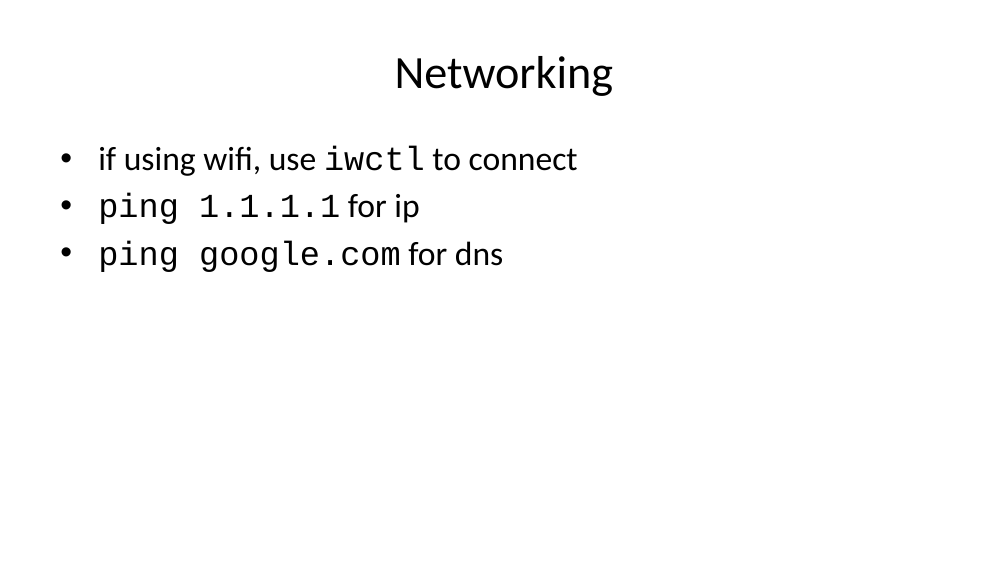
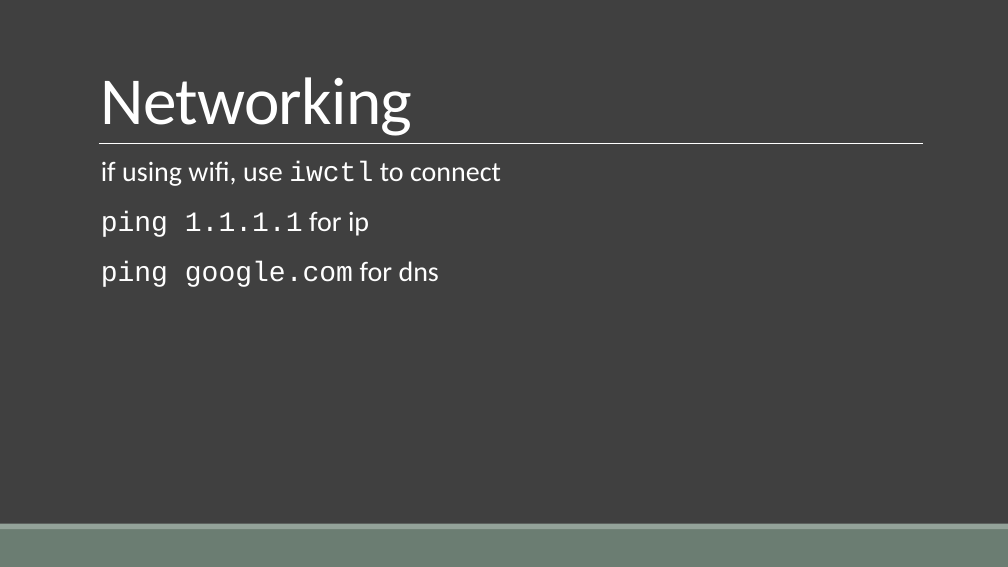
Before and after one commit to dhelgerson/oss-club, a slide deck: slide 11 of archinstall.pptx. Drawn at 1008x567 pixels with LibreOffice and Linux fonts; fonts in the diff are those of the drawing. Boxes give left, top, right and bottom in pixels: in the first picture for what was removed or moved away, otherwise in the second. Text is boxed around its words. In the diff, an @@ line names an element or a change of style, - is before the commit and + after.

```diff
--- a/archinstall.pptx
+++ b/archinstall.pptx
@@ background #FFFFFF to #404040 @@
@@ title "Networking": place and size @@
-title "Networking" at bbox=[395, 56, 613, 96]
+title "Networking" at bbox=[101, 77, 413, 136]
@@ title "Networking" at bbox=[101, 77, 413, 136]: size 33 to 48 pt, text colour #000000 to #FFFFFF, letter spacing 0 to -0.5 pt; alignment centre to left; line spacing 1 to 0.85; vertical alignment middle to bottom @@
@@ line added from (99, 144) to (922, 144), #FFFFFF 0.5 pt @@
@@ text "if using wifi, use iwctl ...": place and size @@
-text "if using wifi, use iwctl ..." at bbox=[98, 146, 578, 272]
+text "if using wifi, use iwctl ..." at bbox=[101, 161, 501, 287]
@@ text "if using wifi, use iwctl ..." at bbox=[101, 161, 501, 287]: size 24 to 20 pt, text colour #000000 to #FFFFFF; bullet • to  ; line spacing 1 to 0.9; more space between paragraphs @@
@@ rectangle added at bbox=[0, 529, 1008, 567], fill #6B7D72 @@
@@ rectangle added at bbox=[0, 524, 1008, 529], fill #93A299 @@
```
Also in this commit, not shown: 23 other slides changed.
